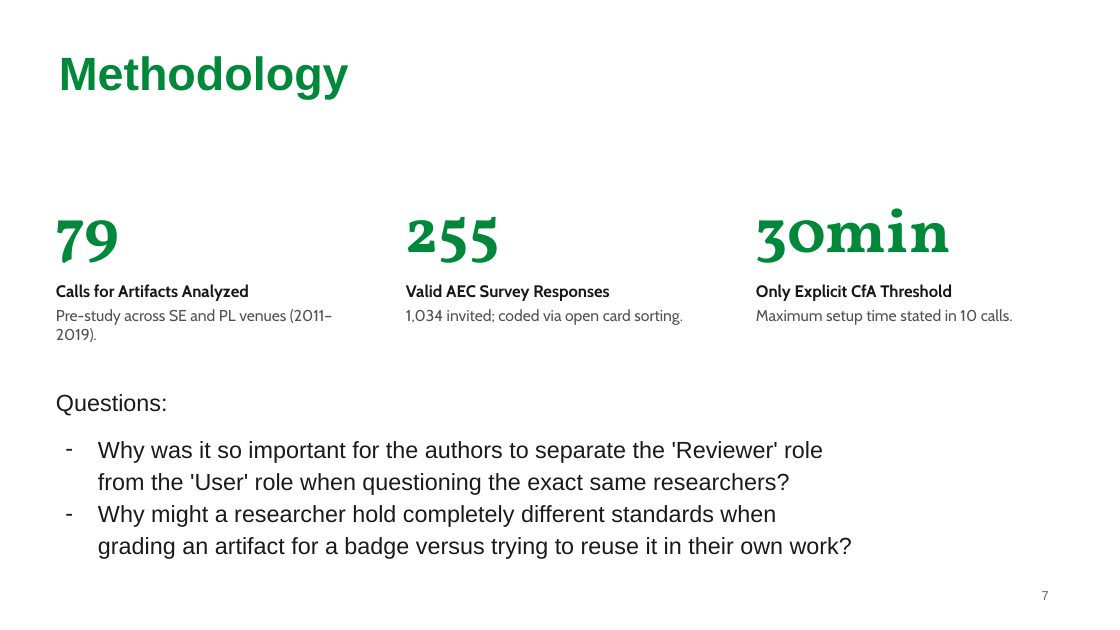
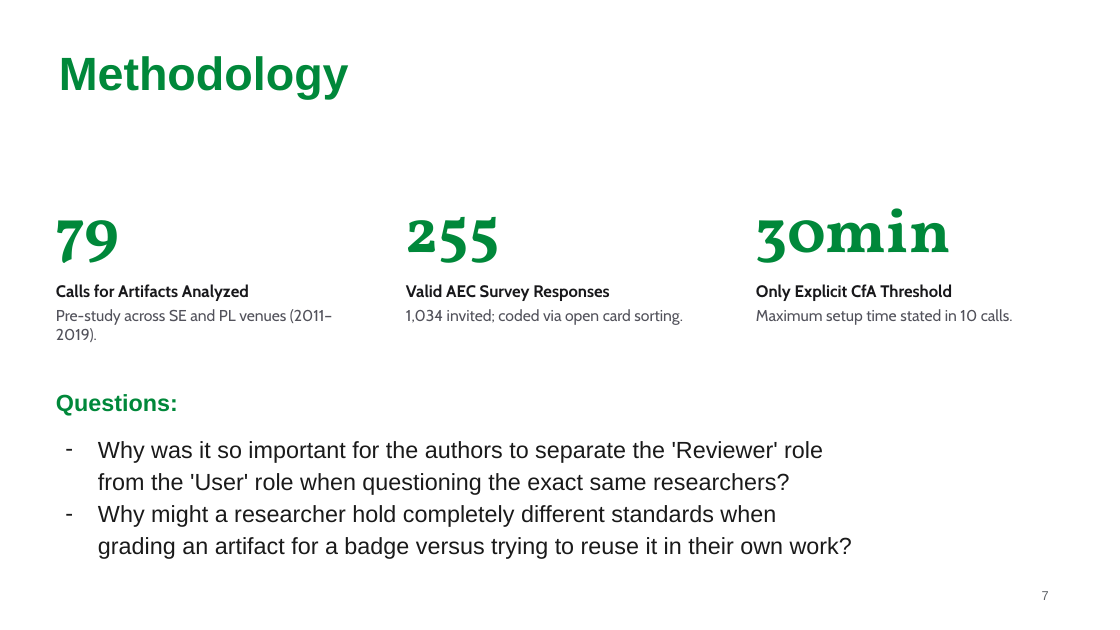
Before and after one commit to MarkAndreDuesing/Reprod_Docs_And_Notes, a slide deck: slide 7 of Vorl_2/slides/lecture2-team-paper2.pptx. Drawn at 1120x630 pixels with LibreOffice and Linux fonts; fonts in the diff are those of the drawing. Boxes give left, top, right and bottom in pixels: in the first picture for what was removed or moved away, otherwise in the second. Text is boxed around its words. In the diff, an @@ line names an element or a change of style, - is before the commit and + after.

```diff
--- a/Vorl_2/slides/lecture2-team-paper2.pptx
+++ b/Vorl_2/slides/lecture2-team-paper2.pptx
@@ text at (x1=56, y1=394, x2=178, y2=416): text colour #1A1A1A to #00883A, bold on in "Questions:" @@
```
Also in this commit, not shown: 18 other slides changed, 18 slides added, 1 slide removed, 2 other files.
